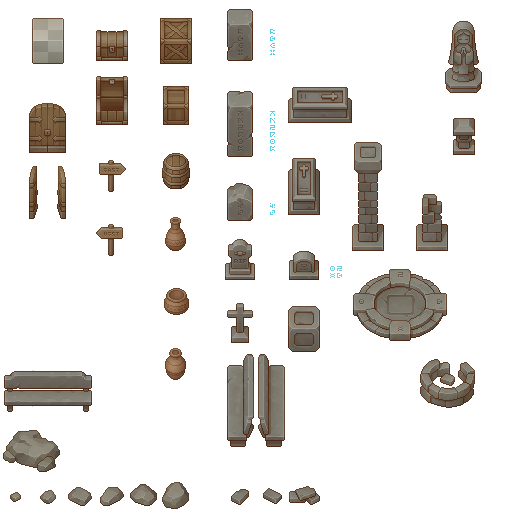
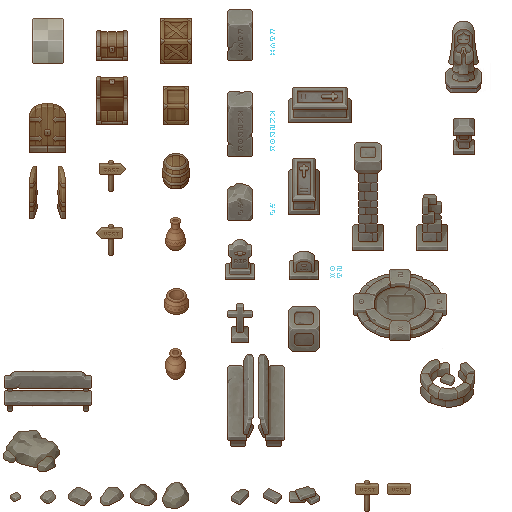
Layers edited between the first and the second (512, 512) image:
added layer "Schwebende Ebene #7" above "Schwebende Ebene #6" over [387, 483, 411, 495]
added layer "Schwebende Ebene #6" above "Schwebende Ebene #5" over [355, 480, 379, 512]
